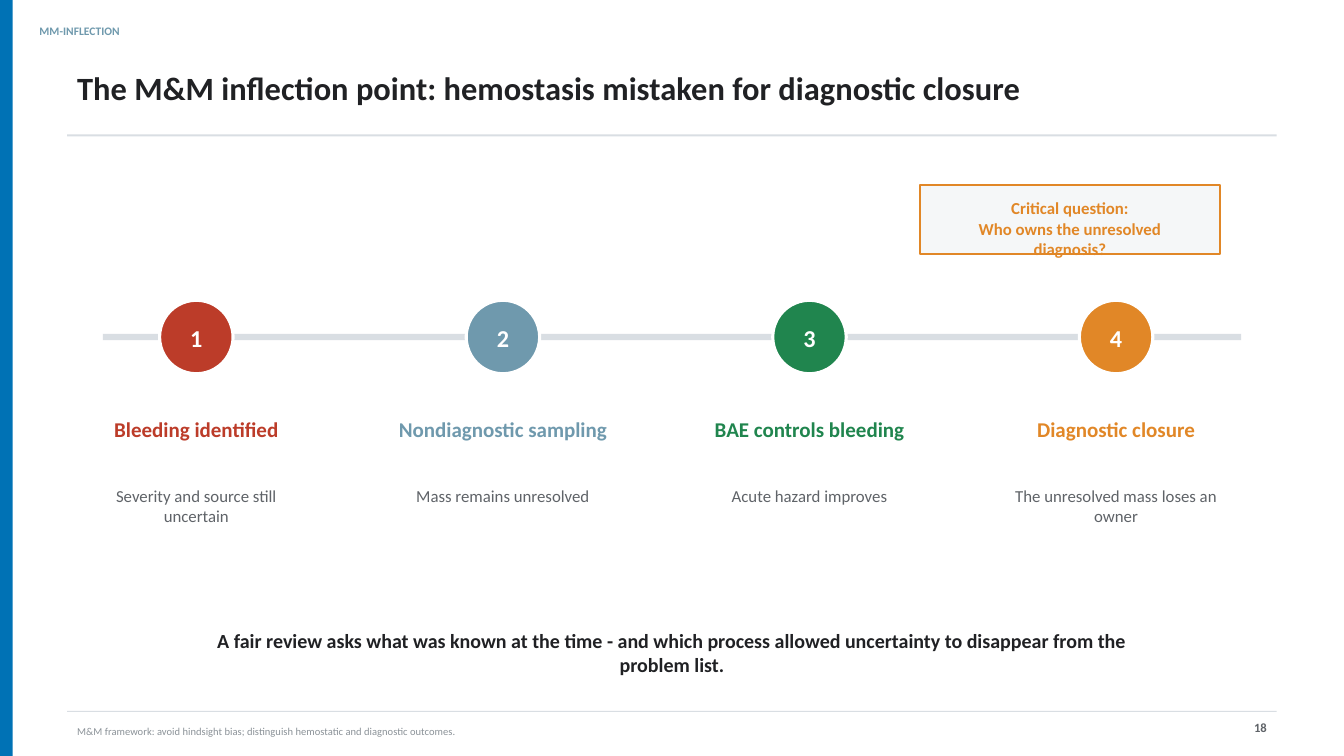
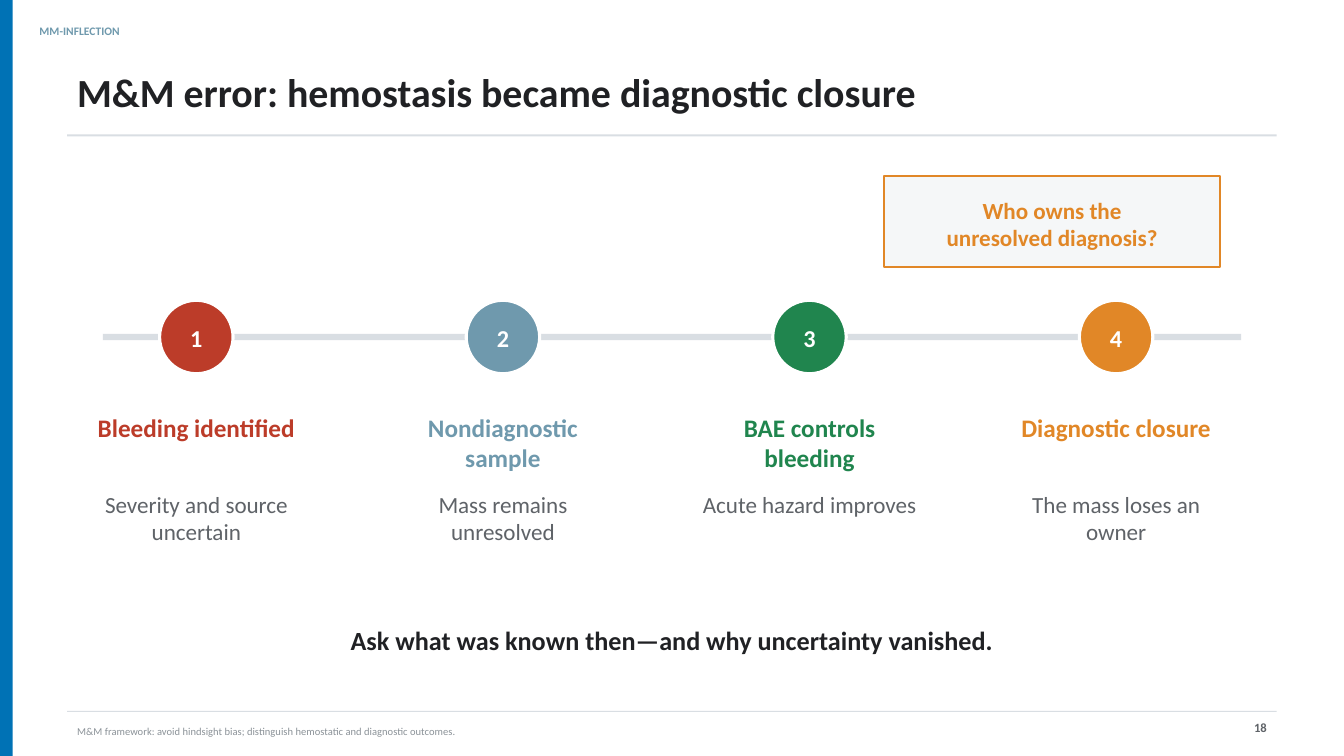
Before and after one commit to henrylab865/medical-slide-templates, a slide deck: slide 18 of examples/hemoptysis-lung-mass-mm/Hemoptysis_Lung_Mass_MM_NEJM_EN.pptx. Drawn at 1344x756 pixels with LibreOffice and Linux fonts; fonts in the diff are those of the drawing. Boxes give left, top, right and bottom in pixels: in the first picture for what was removed or moved away, otherwise in the second. Text is boxed around its words. In the diff, an @@ line names an element or a change of style, - is before the commit and + after.

Commit message:
Increase M&M deck readability for auditorium use
Shortens visible copy and enlarges primary body, table, and chart text in both language editions.

```diff
--- a/examples/hemoptysis-lung-mass-mm/Hemoptysis_Lung_Mass_MM_NEJM_EN.pptx
+++ b/examples/hemoptysis-lung-mass-mm/Hemoptysis_Lung_Mass_MM_NEJM_EN.pptx
@@ text at (x1=77, y1=79, x2=916, y2=114): text changed; size 23.2 to 28.5 pt @@
-The M&M inflection point: hemostasis mistaken for diagnostic closure
+M&M error: hemostasis became diagnostic closure
@@ rectangle resized from (x1=920, y1=185, x2=1220, y2=254) to (x1=884, y1=176, x2=1220, y2=267) @@
@@ text at (x1=947, y1=202, x2=1158, y2=250): text changed; size 12 to 16.5 pt @@
-Critical question:
-Who owns the unresolved diagnosis?
+Who owns the
+unresolved diagnosis?
@@ text at (x1=428, y1=419, x2=578, y2=471): text changed; size 15 to 18 pt @@
-Nondiagnostic sampling
+Nondiagnostic sample
@@ size 15 to 18 pt in 3 elements at (x1=98, y1=419, x2=294, y2=442), (x1=744, y1=419, x2=875, y2=472), (x1=1021, y1=419, x2=1211, y2=442) @@
@@ text at (x1=105, y1=497, x2=288, y2=540): text changed; size 12 to 16.5 pt @@
-Severity and source still uncertain
+Severity and source uncertain
@@ text "Mass remains unresolved" at (x1=439, y1=497, x2=567, y2=540): size 12 to 16.5 pt @@
@@ text "Acute hazard improves" at (x1=703, y1=497, x2=916, y2=517): size 12 to 16.5 pt @@
@@ text at (x1=1032, y1=497, x2=1200, y2=540): text changed; size 12 to 16.5 pt @@
-The unresolved mass loses an owner
+The mass loses an owner
@@ text at (x1=351, y1=631, x2=993, y2=654): text changed; size 14.2 to 18.8 pt @@
-A fair review asks what was known at the time - and which process allowed uncertainty to disappear from the problem list.
+Ask what was known then—and why uncertainty vanished.
```
Also in this commit, not shown: 18 other slides changed, 3 other files.
